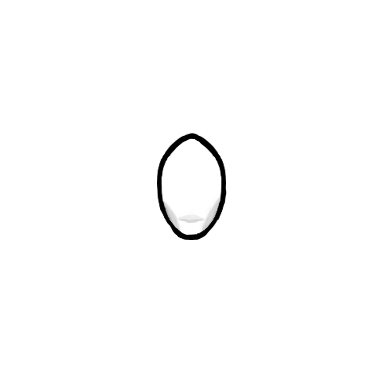
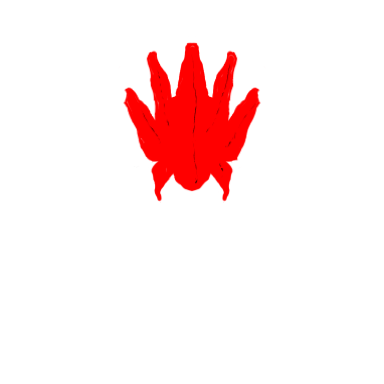
Layered file, before and after one edit (384 x 384). Changes by layer:
added group "Antennae_South" with 5 layers above "Antennae_North" over (123, 42, 261, 240)
added layer "Paint Layer 41 Merged" in group "Antennae_South" over (123, 42, 261, 240)
added layer "Paint Layer 28" (1st of 10, in "Antennae_South") in group "Antennae_South" over (123, 42, 261, 240)
added layer "Paint Layer 30" (1st of 8, in "Antennae_South") in group "Antennae_South" over (123, 42, 261, 240)
added layer "Paint Layer 29" (1st of 7, in "Antennae_South") in group "Antennae_South" over (123, 42, 261, 240)
added layer "Crest_South" (1st of 11, in "Antennae_South") in group "Antennae_South" over (123, 42, 261, 240)
hid group "Starbeast_Average_Normal_South" (9 layers) over (123, 64, 261, 240)
